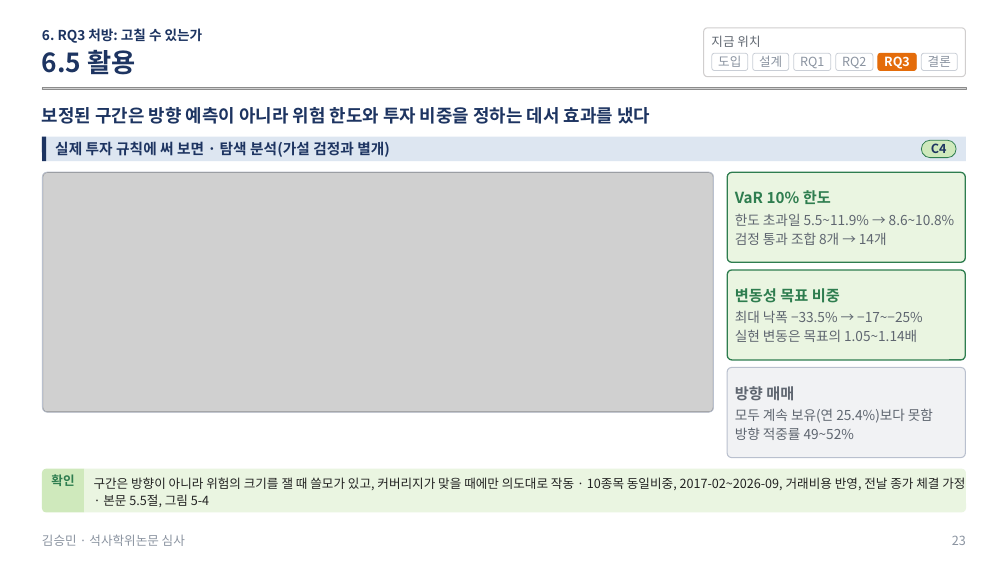
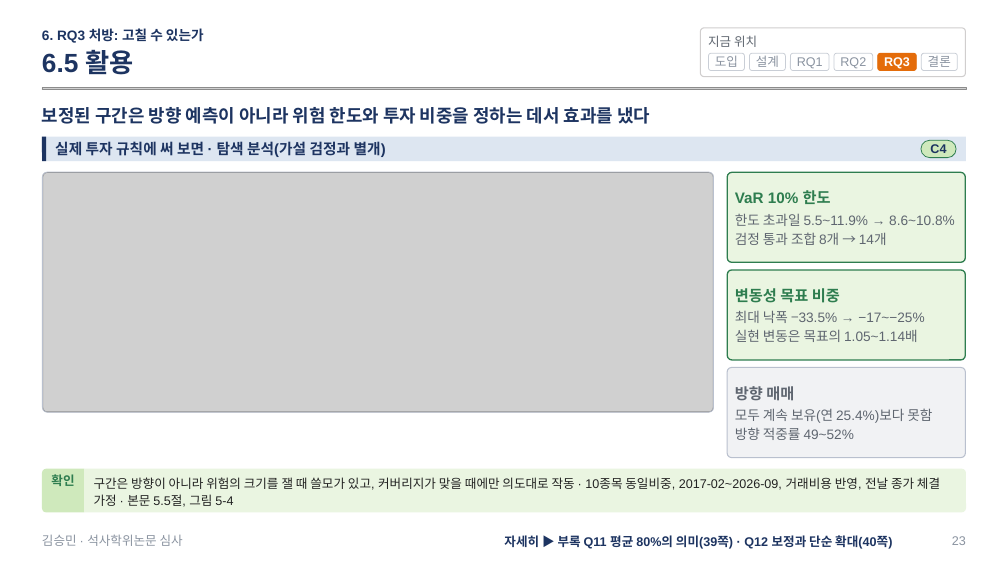
Before and after one commit to sapzzil/Master-thesis, a slide deck: slide 23 of 05_논문작성/석사학위논문 심사 발표.pptx. Drawn at 1008x567 pixels with LibreOffice and Linux fonts; fonts in the diff are those of the drawing; grey boxes stand for pictures. Boxes give left, top, right and bottom in pixels: in the first picture for what was removed or moved away, otherwise in the second. Text is boxed around its words. In the diff, an @@ line names an element or a change of style, - is before the commit and + after.

```diff
--- a/05_논문작성/석사학위논문 심사 발표.pptx
+++ b/05_논문작성/석사학위논문 심사 발표.pptx
@@ rounded rectangle: place and size @@
-rounded rectangle at (704,28,966,77)
+rounded rectangle at (700,28,966,77)
@@ rounded rectangle "도입": place and size @@
-rounded rectangle "도입" at (712,53,749,70)
+rounded rectangle "도입" at (709,53,745,70)
@@ rounded rectangle "설계": place and size @@
-rounded rectangle "설계" at (753,53,789,70)
+rounded rectangle "설계" at (749,53,786,70)
@@ freeform shape "C4" at (921,141,957,158): font Noto Sans CJK KR to Arial; outline redrawn @@
@@ font Noto Sans CJK KR to Arial in 16 elements at (878,53,917,70), (735,190,831,204), (735,214,955,245), (735,310,924,342), (735,408,932,440), (84,469,966,513), (952,536,966,545), (55,141,386,157), (708,35,757,47), (709,53,745,70), (749,53,786,70), (42,28,204,43), (42,50,134,75), (834,53,873,70), (791,53,830,70), (42,534,183,546) @@
@@ text added at (504,535,892,549), 12 pt, text #1D3461, bold @@
+자세히 ▶ 부록 Q11 평균 80%의 의미(39쪽) · Q12 보정과 단순 확대(40쪽)
```
Also in this commit, not shown: 26 other slides changed, 16 slides added, 1 other file.
